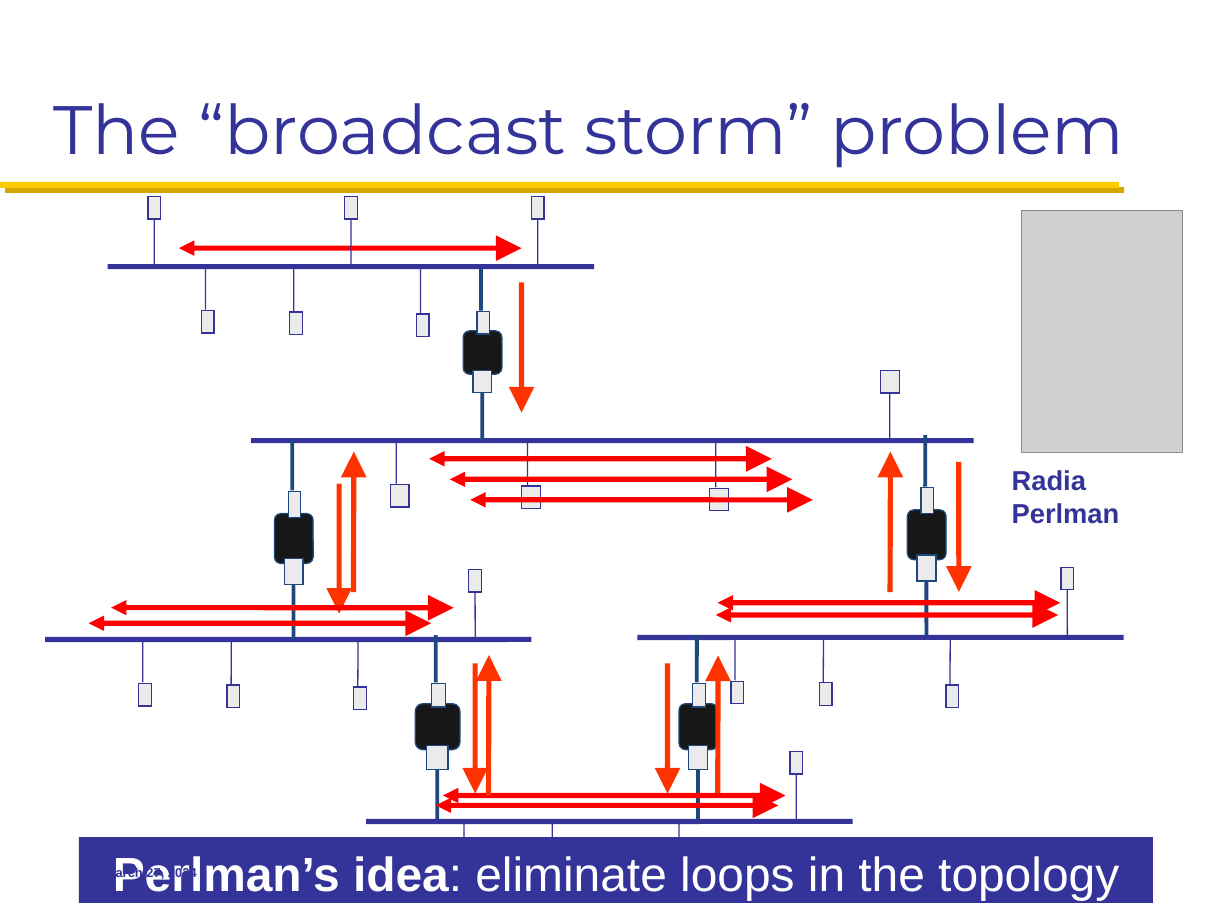
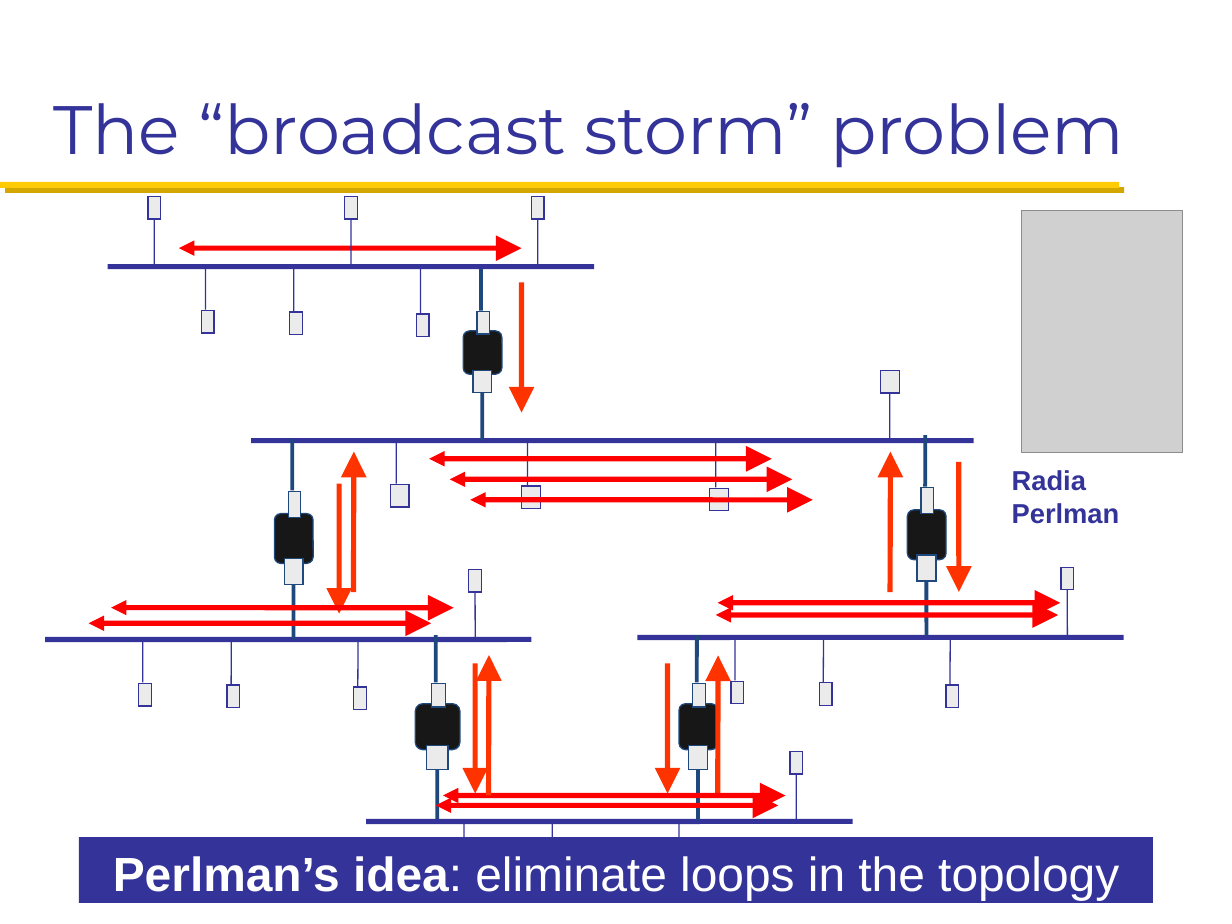
Before and after one commit to mosharaf/eecs489, a slide deck: slide 45 of Slides/032724.pptx. Drawn at 1232x924 pixels with LibreOffice and Linux fonts; fonts in the diff are those of the drawing; grey boxes stand for pictures. Boxes give left, top, right and bottom in pixels: in the first picture for what was removed or moved away, otherwise in the second. Text is boxed around its words. In the diff, an @@ line names an element or a change of style, - is before the commit and + after.

```diff
--- a/Slides/032724.pptx
+++ b/Slides/032724.pptx
@@ text removed at <box>105,867,197,880</box> @@
-March 27, 2024
```
Also in this commit, not shown: 4 other slides changed, 1 other file.
